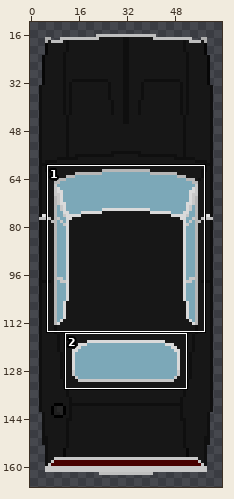
Pixel-art file, stored at Assets/Sprites/charger.ase. Above, an overview of the earlier version with the close-up marked.
Close-up. Earlier state:
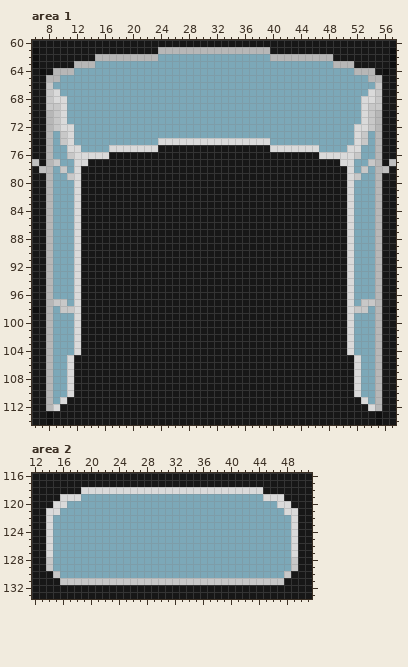
64x168 pixels, 1 frame. Shown: area 1: x 6..57, y 60..114; area 2: x 12..51, y 116..133. The wide view leaves out empty margins.
And afterwards:
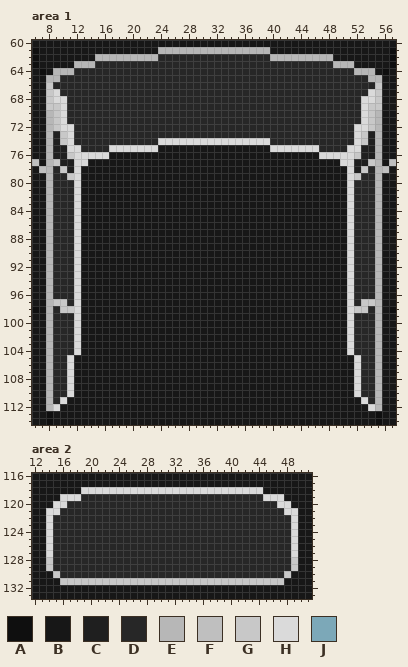
Palette (. is transparent): A #0f0f0f  B #171717  C #1f1f1f  D #272727  E #b7b7b7  F #bfbfbf  G #c8c8c8  H #dadada  J #7ca8b8
Changes in this commit:
layer "Base" added
layer "Tints" added
layer "Layer 2" removed
Changed rows in their new state; - is an unchanged pixel.
Area 1, layer "Tints":
first column x 9:
 62 ---------------DDDDDDDDDDDDDDDD---------------
 63 ------DDDDDDDDDDDDDDDDDDDDDDDDDDDDDDDDDD------
 64 ---DDDDDDDDDDDDDDDDDDDDDDDDDDDDDDDDDDDDDDDD---
 65 -DDDDDDDDDDDDDDDDDDDDDDDDDDDDDDDDDDDDDDDDDDDD-
 66 DDDDDDDDDDDDDDDDDDDDDDDDDDDDDDDDDDDDDDDDDDDDDD
 67 -DDDDDDDDDDDDDDDDDDDDDDDDDDDDDDDDDDDDDDDDDDDD-
 68 --DDDDDDDDDDDDDDDDDDDDDDDDDDDDDDDDDDDDDDDDDD--
 69 --DDDDDDDDDDDDDDDDDDDDDDDDDDDDDDDDDDDDDDDDDD--
 70 --DDDDDDDDDDDDDDDDDDDDDDDDDDDDDDDDDDDDDDDDDD--
 71 --DDDDDDDDDDDDDDDDDDDDDDDDDDDDDDDDDDDDDDDDDD--
 72 ---DDDDDDDDDDDDDDDDDDDDDDDDDDDDDDDDDDDDDDDD---
 73 C--DDDDDDDDDDDDDDDDDDDDDDDDDDDDDDDDDDDDDDDD--C
 74 C--DDDDDDDDDDDD----------------DDDDDDDDDDDD--C
 75 CC--DDDD------------------------------DDDD--CC
 76 CC------------------------------------------CC
 77 -CC----------------------------------------CC-
 78 D-C----------------------------------------C-D
 79 DD------------------------------------------DD
 80 DDD----------------------------------------DDD
 81 DDD----------------------------------------DDD
 82 DDD----------------------------------------DDD
 83 DDD----------------------------------------DDD
 84 DDD----------------------------------------DDD
 85 DDD----------------------------------------DDD
 86 DDD----------------------------------------DDD
 87 DDD----------------------------------------DDD
 88 DDD----------------------------------------DDD
 89 DDD----------------------------------------DDD
 90 DDD----------------------------------------DDD
 91 DDD----------------------------------------DDD
 92 DDD----------------------------------------DDD
 93 DDD----------------------------------------DDD
 94 DDD----------------------------------------DDD
 95 DDD----------------------------------------DDD
 96 DDD----------------------------------------DDD
 97 --D----------------------------------------D--
 98 D--------------------------------------------D
 99 DDD----------------------------------------DDD
100 DDD----------------------------------------DDD
101 DDD----------------------------------------DDD
102 DDD----------------------------------------DDD
103 DDD----------------------------------------DDD
104 DDD----------------------------------------DDD
105 DD------------------------------------------DD
106 DD------------------------------------------DD
107 DD------------------------------------------DD
108 DD------------------------------------------DD
109 DD------------------------------------------DD
110 DD------------------------------------------DD
111 D--------------------------------------------D
Area 2, layer "Tints":
first column x 15:
119 ----DDDDDDDDDDDDDDDDDDDDDDDDDD----
120 --DDDDDDDDDDDDDDDDDDDDDDDDDDDDDD--
121 -DDDDDDDDDDDDDDDDDDDDDDDDDDDDDDDD-
122 DDDDDDDDDDDDDDDDDDDDDDDDDDDDDDDDDD
123 DDDDDDDDDDDDDDDDDDDDDDDDDDDDDDDDDD
124 DDDDDDDDDDDDDDDDDDDDDDDDDDDDDDDDDD
125 DDDDDDDDDDDDDDDDDDDDDDDDDDDDDDDDDD
126 DDDDDDDDDDDDDDDDDDDDDDDDDDDDDDDDDD
127 DDDDDDDDDDDDDDDDDDDDDDDDDDDDDDDDDD
128 DDDDDDDDDDDDDDDDDDDDDDDDDDDDDDDDDD
129 DDDDDDDDDDDDDDDDDDDDDDDDDDDDDDDDDD
130 -DDDDDDDDDDDDDDDDDDDDDDDDDDDDDDDD-
Where, in picture pixels (left, top, right, bottom), the same in both close-ups:
changed: (53, 54, 375, 404)
changed: (53, 494, 291, 578)
